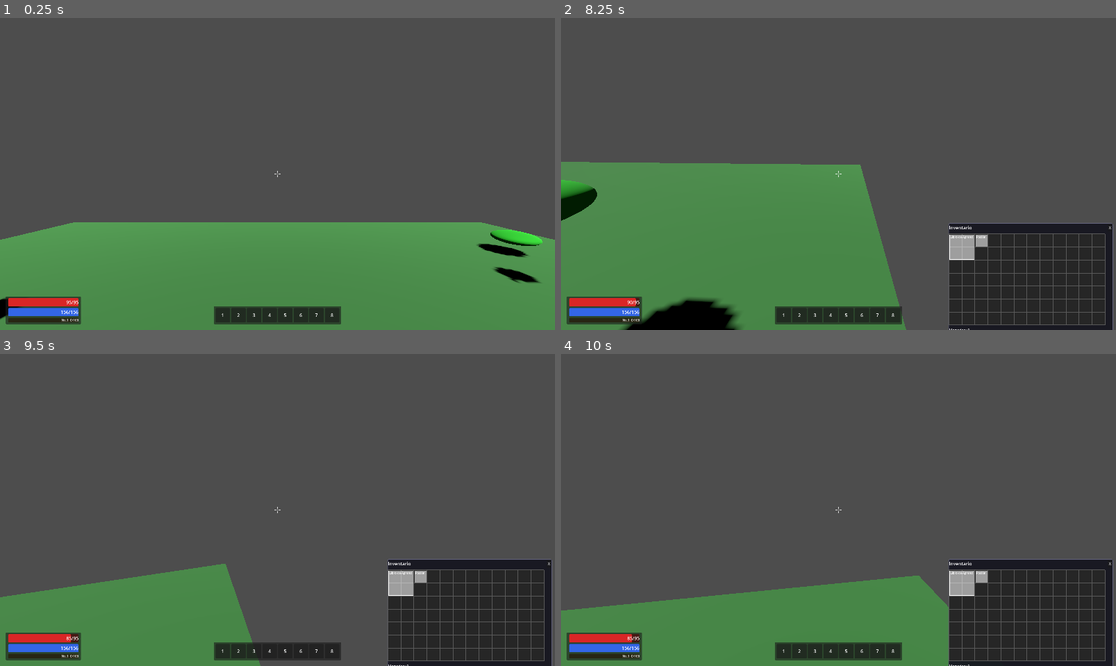
Above: before the commit, frames 1-4 (two rows, left to right).
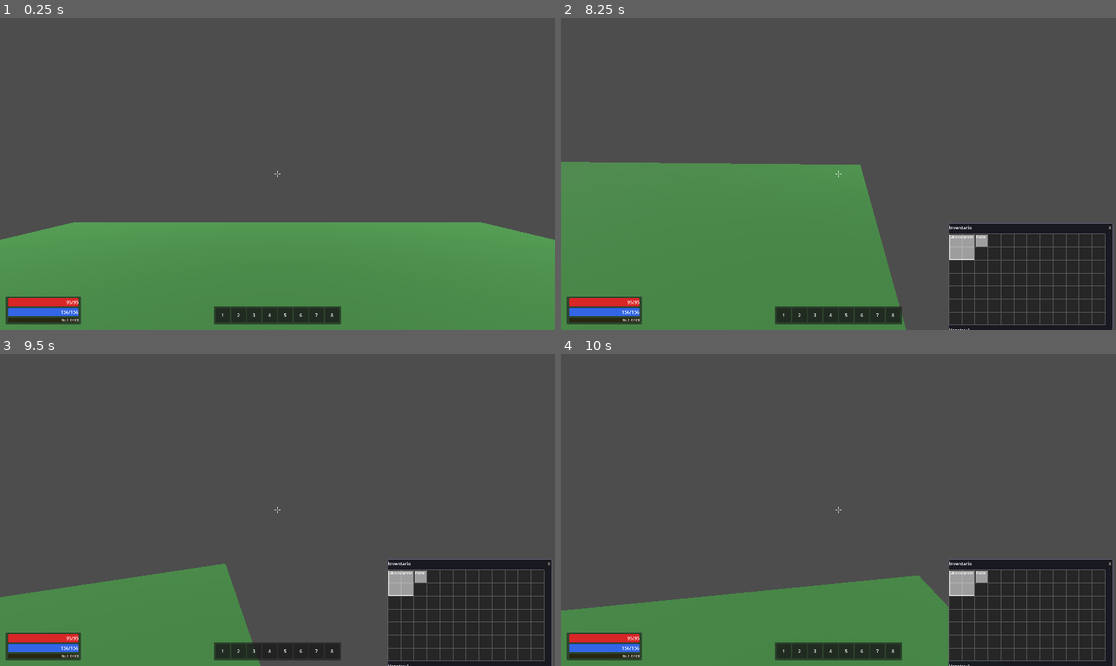
Above: after the commit, the same moments.

Repository: Jouyancito/another-game-of-dungeon
Game: Godot game, scene res://scenes/main/main.tscn
Two runs of this game, one before a commit and one after it. Both use one fixed random seed, a clock stepped at 60 frames per second and the inputs below. This scene is started directly instead of the project's main scene.
Inputs (mouse positions are in pixels of both pictures, inside the frame that each line leads up to):
- Up to frame 1 (0.25 s): no input
- Up to frame 2 (8.25 s): tap Enter at 0.5, 4.25, 5.75 s; move the mouse to (866, 174) at 0.52 s; hold W (move_forward) 0.53-3.5 s; tap R at 0.6 s; click (866, 174) at 0.67 s; tap Space (jump) at 0.77, 1.52, 2.75, 3.02, 4.52, 5, 6.5, 7.52 s; move the mouse to (810, 174) at 1.27 s; tap Ctrl at 1.35 s; move the mouse to (849, 167) at 2.02 s; hold Shift 2.03-2.78 s; move the mouse to (832, 180) at 2.77 s; tap C at 2.85, 7.35 s; click (832, 180) at 2.92 s; click "▼ Stats Avanzados" at 3.5 s; move the mouse to (1005, 220) at 4.27 s; hold A (move_left) 4.28-5 s; tap Tab at 4.35, 8.1 s; drag from (672, 127) to (755, 96) at 5.02 s; move the mouse to (866, 174) at 5.77 s; hold S (move_backward) 5.78-6.5 s; hold Ctrl 5.78-6.5 s; click (866, 174) at 5.92 s; drag from (755, 96) to (727, 189) at 6.52 s; move the mouse to (960, 158) at 7.27 s; hold W (move_forward) from 7.28 s (still down); move the mouse to (810, 174) at 8.02 s; click (810, 174) at 8.17 s
- Up to frame 3 (9.5 s): keep holding W (move_forward); tap Space (jump) at 8.27 s; move the mouse to (288, 503) at 8.77 s; tap R at 8.85 s
- Up to frame 4 (10 s): move the mouse to (832, 516) at 9.52 s; release W (move_forward) at 9.53 s; hold A (move_left) from 9.53 s (still down); tap Ctrl at 9.6 s; tap Space (jump) at 9.77 s

The runs differ from the first frame. In frame 1, 0.8% of the frame differs, in the area x 0-98%, y 67-97%; in frame 2, 2.1%, in the area x 0-33%, y 51-100%; in frame 3, less than 0.1%; in frame 4, less than 0.1%.

Commit message:
fix: integration issues from merge review
- inventory_ui: assign inventory BEFORE add_child so _ready() has it
- main.tscn: remove orphan Slime/Bird nodes (main.gd spawns dynamically)
- hud.gd: replace group-search timing hack with explicit connect_to_player()
- main.gd + floor1_prairie.gd: call hud.connect_to_player(player) after spawn
- floor1_prairie.gd: use GameManager.selected_class_scene instead of hardcoded Warrior
- test_hud.gd: add 5 tests for level_up, stat_indicator, and notification

Diff:
--- a/game/scenes/hud/hud.gd
+++ b/game/scenes/hud/hud.gd
@@ -18,21 +18,20 @@
 	stat_indicator.visible = false
 	level_up_label.visible = false
 
-	await get_tree().process_frame
-	var players = get_tree().get_nodes_in_group("player")
-	if players.size() > 0:
-		var player = players[0]
-		player.health_changed.connect(_on_health_changed)
-		player.mana_changed.connect(_on_mana_changed)
-		player.xp_changed.connect(_on_xp_changed)
-		player.player_died.connect(_on_player_died)
-		player.level_up.connect(_on_level_up)
-		_on_health_changed(player.health, player.max_health)
-		_on_mana_changed(player.mana, player.max_mana)
-		_on_xp_changed(player.xp, player.xp_to_next_level, player.level)
-		# Mostrar indicador si ya tiene puntos (ej: al recargar)
-		if player.stat_points > 0:
-			stat_indicator.visible = true
+
+## Llamar desde main.gd después de instanciar al jugador.
+## Esto evita depender del timing de group search en _ready().
+func connect_to_player(player: Node) -> void:
+	player.health_changed.connect(_on_health_changed)
+	player.mana_changed.connect(_on_mana_changed)
+	player.xp_changed.connect(_on_xp_changed)
+	player.player_died.connect(_on_player_died)
+	player.level_up.connect(_on_level_up)
+	_on_health_changed(player.health, player.max_health)
+	_on_mana_changed(player.mana, player.max_mana)
+	_on_xp_changed(player.xp, player.xp_to_next_level, player.level)
+	if player.stat_points > 0:
+		stat_indicator.visible = true
 
 
 func _on_health_changed(new_value: float, max_value: float) -> void:
--- a/game/scenes/levels/floor1_prairie.gd
+++ b/game/scenes/levels/floor1_prairie.gd
@@ -22,13 +22,19 @@
 const COLOR_PATH: Color        = Color(0.420, 0.259, 0.149, 1)
 
 # Escenas de actores
-const SCENE_PLAYER: PackedScene  = preload("res://scenes/player/player.tscn")
+var SCENE_PLAYER: PackedScene  # Se resuelve en _ready() según la clase elegida
 const SCENE_ENEMY: PackedScene   = preload("res://scenes/enemy/enemy_basic.tscn")
 const SCENE_HUD: PackedScene     = preload("res://scenes/hud/hud.tscn")
 
 var _rng: RandomNumberGenerator = RandomNumberGenerator.new()
 
 func _ready() -> void:
+	# Resolver escena del jugador según la clase elegida
+	var class_path = GameManager.selected_class_scene
+	if not ResourceLoader.exists(class_path):
+		class_path = "res://scenes/player/player.tscn"
+	SCENE_PLAYER = load(class_path)
+
 	_rng.seed = world_seed
 
 	# 1. Sistema de POIs
@@ -56,9 +62,11 @@
 	add_child(player)
 	player.global_position = entrance_pos + Vector3(0, 0.9, 0)
 
-	# 6. HUD
+	# 6. HUD — conectar al jugador explícitamente
 	var hud: CanvasLayer = SCENE_HUD.instantiate() as CanvasLayer
 	add_child(hud)
+	if hud.has_method("connect_to_player"):
+		hud.connect_to_player(player)
 
 # ── Helpers ────────────────────────────────────────────────────────────────────
 
--- a/game/scenes/main/main.gd
+++ b/game/scenes/main/main.gd
@@ -41,6 +41,11 @@
 	player.position = Vector3(0, 2, 0)
 	add_child(player)
 
+	# Conectar HUD al jugador explícitamente
+	var hud = $HUD
+	if hud and hud.has_method("connect_to_player"):
+		hud.connect_to_player(player)
+
 	# Dar arma inicial según clase
 	var starter_weapon: String = CLASS_STARTER_WEAPON.get(class_path, "")
 	if starter_weapon != "":
@@ -51,7 +56,8 @@
 	# También dar una poción de vida de bienvenida
 	GameManager.player_inventory.auto_place_item("potion_hp_small", 2)
 
-	# Instanciar UI de inventario y conectarla al inventario del jugador
+	# Instanciar UI de inventario — asignar inventario ANTES de add_child
+	# para que _ready() ya tenga la referencia
 	var inventory_ui = inventory_ui_scene.instantiate()
+	inventory_ui.inventory = GameManager.player_inventory
 	add_child(inventory_ui)
-	inventory_ui.inventory = GameManager.player_inventory
--- a/game/scenes/main/main.tscn
+++ b/game/scenes/main/main.tscn
@@ -1,8 +1,6 @@
 [gd_scene format=3 uid="uid://main001"]
 
 [ext_resource type="Script" path="res://scenes/main/main.gd" id="1_main"]
-[ext_resource type="PackedScene" uid="uid://slime001" path="res://scenes/enemy/slime.tscn" id="2_slime"]
-[ext_resource type="PackedScene" uid="uid://bird0001" path="res://scenes/enemy/bird.tscn" id="3_bird"]
 [ext_resource type="PackedScene" uid="uid://hud001" path="res://scenes/hud/hud.tscn" id="4_hud"]
 
 [sub_resource type="BoxShape3D" id="BoxShape3D_001"]
@@ -68,19 +66,4 @@
 
 [node name="WorldEnvironment" type="WorldEnvironment" parent="." unique_id=2020471252]
 
-[node name="Slime1" parent="." unique_id=195618426 instance=ExtResource("2_slime")]
-transform = Transform3D(1, 0, 0, 0, 1, 0, 0, 0, 1, 5, 0.5, 5)
-
-[node name="Slime2" parent="." unique_id=153035120 instance=ExtResource("2_slime")]
-transform = Transform3D(1, 0, 0, 0, 1, 0, 0, 0, 1, -5, 0.5, -3)
-
-[node name="Slime3" parent="." unique_id=2003170741 instance=ExtResource("2_slime")]
-transform = Transform3D(1, 0, 0, 0, 1, 0, 0, 0, 1, 7, 0.5, -6)
-
-[node name="Bird1" parent="." instance=ExtResource("3_bird")]
-transform = Transform3D(1, 0, 0, 0, 1, 0, 0, 0, 1, -3, 3, 4)
-
-[node name="Bird2" parent="." instance=ExtResource("3_bird")]
-transform = Transform3D(1, 0, 0, 0, 1, 0, 0, 0, 1, 6, 3, -2)
-
 [node name="HUD" parent="." unique_id=394325062 instance=ExtResource("4_hud")]
--- a/game/tests/unit/test_hud.gd
+++ b/game/tests/unit/test_hud.gd
@@ -109,3 +109,35 @@
 	h.crosshair.visible = true
 	h._on_player_died()
 	assert_false(h.crosshair.visible, "Crosshair se oculta al morir")
+
+
+# ─── _on_level_up ───
+
+func test_stat_indicator_hidden_initially() -> void:
+	var h = await _create_hud()
+	assert_false(h.stat_indicator.visible, "Stat indicator oculto al inicio")
+
+
+func test_level_up_shows_stat_indicator() -> void:
+	var h = await _create_hud()
+	h._on_level_up(2, 3)
+	assert_true(h.stat_indicator.visible, "Stat indicator visible al subir nivel")
+
+
+func test_level_up_shows_notification() -> void:
+	var h = await _create_hud()
+	h._on_level_up(5, 3)
+	assert_true(h.level_up_label.visible, "Notificación visible al subir nivel")
+	assert_eq(h.level_up_label.text, "¡NIVEL 5!")
+
+
+func test_level_up_notification_hidden_initially() -> void:
+	var h = await _create_hud()
+	assert_false(h.level_up_label.visible, "Level up notification oculta al inicio")
+
+
+func test_stat_indicator_hidden_on_death() -> void:
+	var h = await _create_hud()
+	h.stat_indicator.visible = true
+	h._on_player_died()
+	assert_false(h.stat_indicator.visible, "Stat indicator se oculta al morir")
